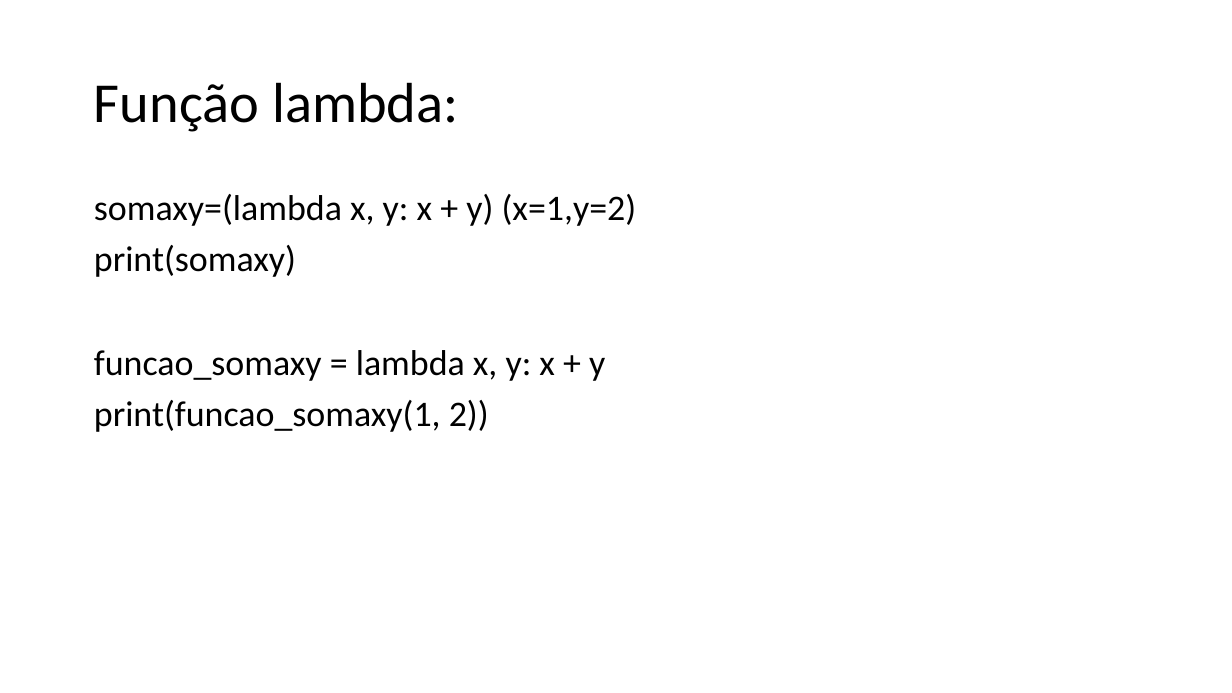
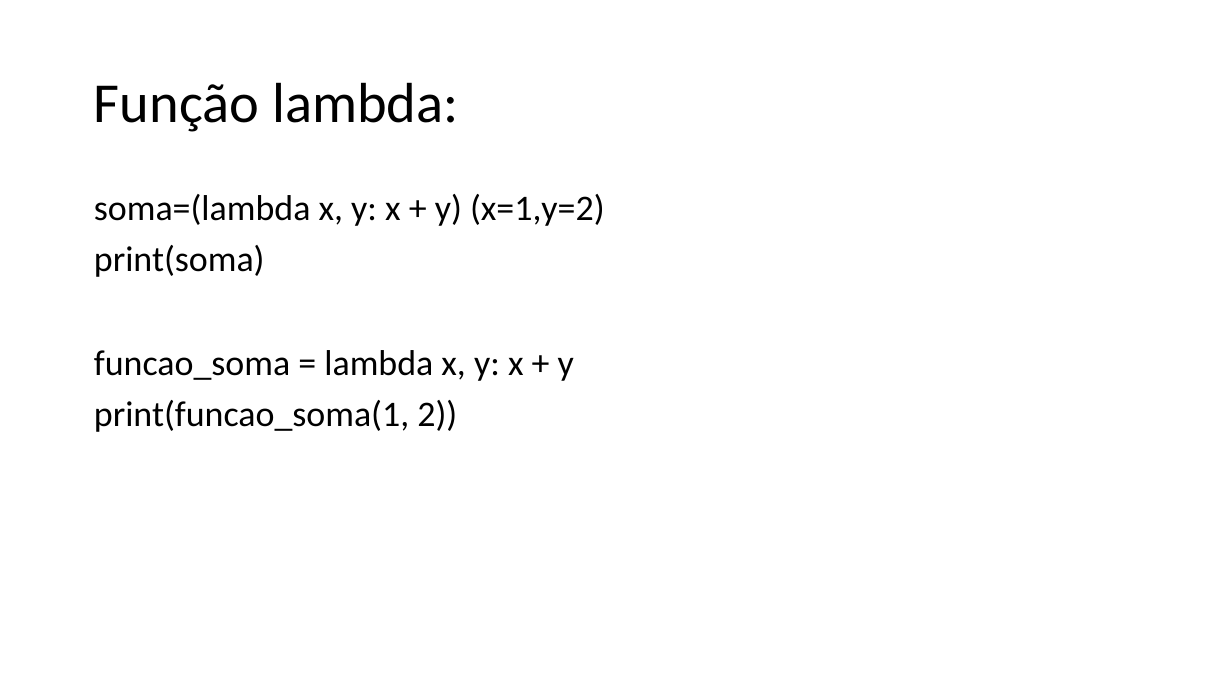
Before and after one commit to dourivaljunior/Curso-de-Python, a slide deck: slide 36 of CURSO DEV FULL STACK AULA 06.pptx (slide 35 before the commit). Drawn at 1232x693 pixels with LibreOffice and Linux fonts; fonts in the diff are those of the drawing. Boxes give left, top, right and bottom in pixels: in the first picture for what was removed or moved away, otherwise in the second. Text is boxed around its words. In the diff, an @@ line names an element or a change of style, - is before the commit and + after.

```diff
--- a/CURSO DEV FULL STACK AULA 06.pptx
+++ b/CURSO DEV FULL STACK AULA 06.pptx
@@ text at box(94, 194, 605, 432): text changed @@
-somaxy=(lambda x, y: x + y) (x=1,y=2)
-print(somaxy)
-funcao_somaxy = lambda x, y: x + y
-print(funcao_somaxy(1, 2))
+soma=(lambda x, y: x + y) (x=1,y=2)
+print(soma)
+funcao_soma = lambda x, y: x + y
+print(funcao_soma(1, 2))
```
Also in this commit, not shown: 14 other slides changed, 15 slides added, 2 slides removed.
